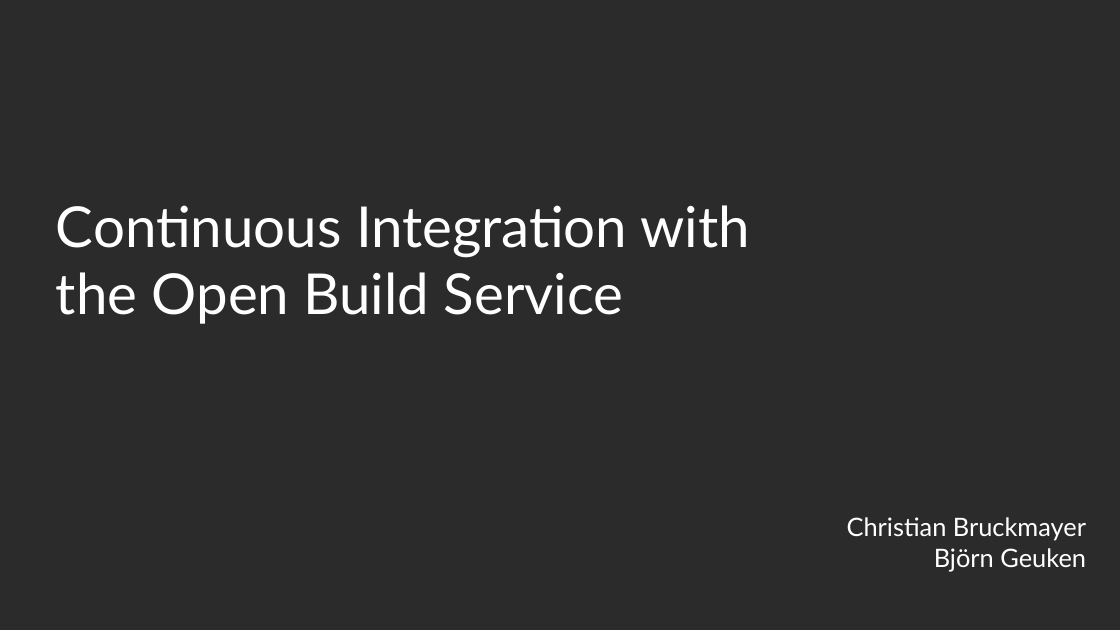
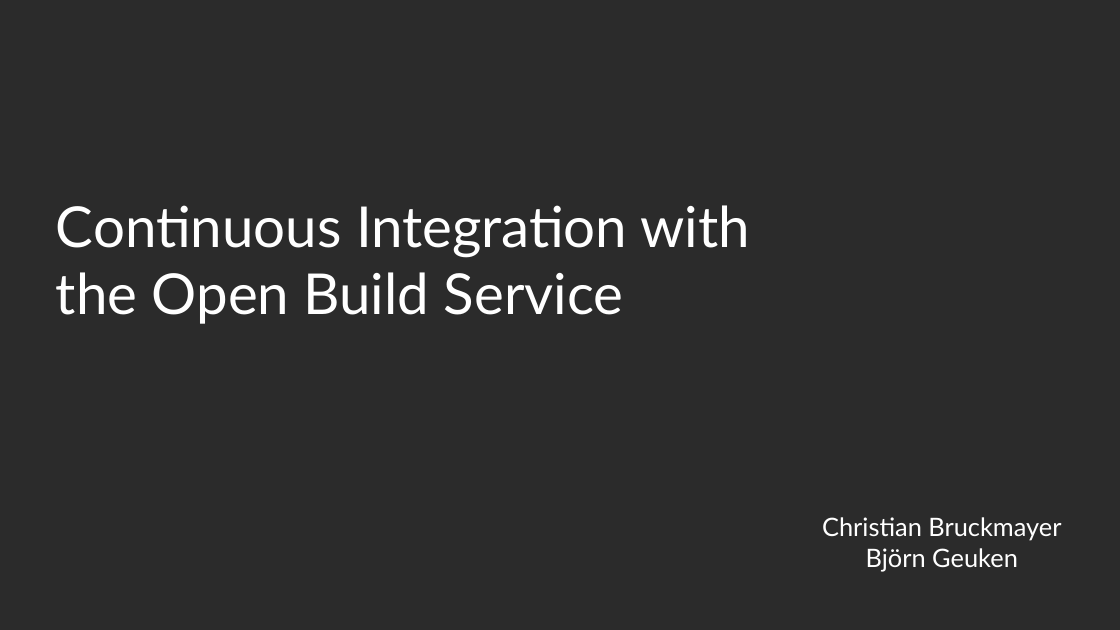
Before and after one commit to ChrisBr/workshop-obs-ci, a slide deck: slide 1 of slides.odp. Drawn at 1120x630 pixels with LibreOffice and Linux fonts; fonts in the diff are those of the drawing; background and template pictures are left out; a plain dark background stands for a picture behind light text. Boxes give left, top, right and bottom in pixels: in the first picture for what was removed or moved away, otherwise in the second. Text is boxed around its words. In the diff, an @@ line names an element or a change of style, - is before the commit and + after.

Commit message:
Update alignment of first slide
Change alignment of presenters from right alignment to central
alignment.

```diff
--- a/slides.odp
+++ b/slides.odp
@@ subtitle "Christian Bruckmayer" at [822, 517, 1061, 571]: alignment right to centre @@
```
